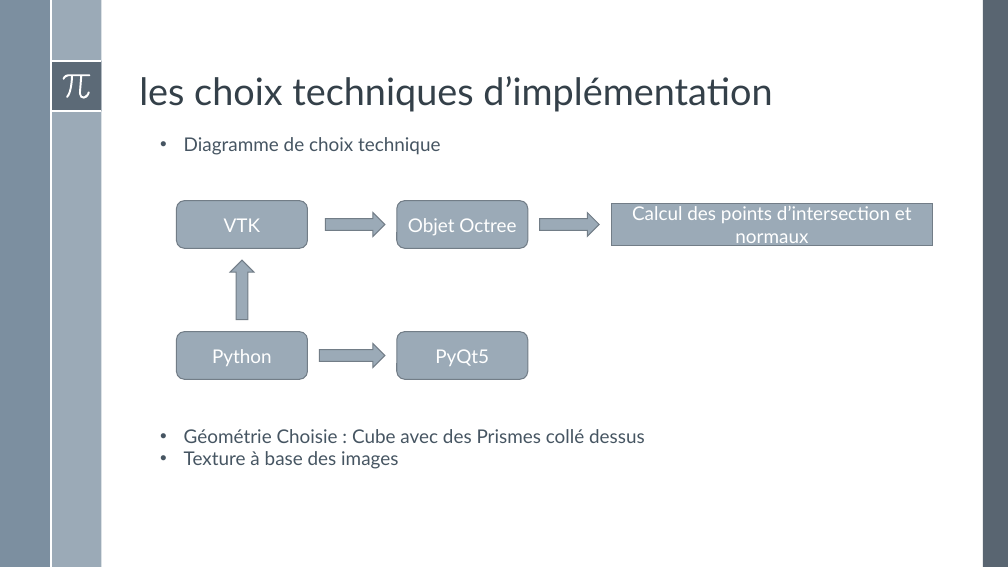
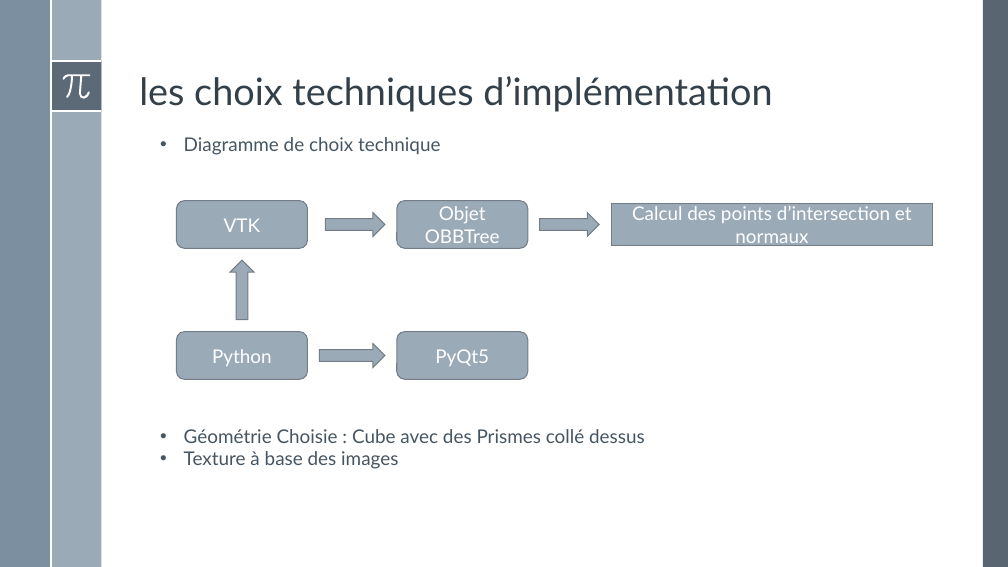
Before and after one commit to dudu3107/Data_Visu, a slide deck: slide 10 of Presentation projet raytracing.pptx. Drawn at 1008x567 pixels with LibreOffice and Linux fonts; fonts in the diff are those of the drawing. Boxes give left, top, right and bottom in pixels: in the first picture for what was removed or moved away, otherwise in the second. Text is boxed around its words. In the diff, an @@ line names an element or a change of style, - is before the commit and + after.

```diff
--- a/Presentation projet raytracing.pptx
+++ b/Presentation projet raytracing.pptx
@@ text in rounded rectangle at [425,206,500,243]: text changed @@
-Objet Octree
+Objet OBBTree
```
Also in this commit, not shown: 3 other slides changed.
